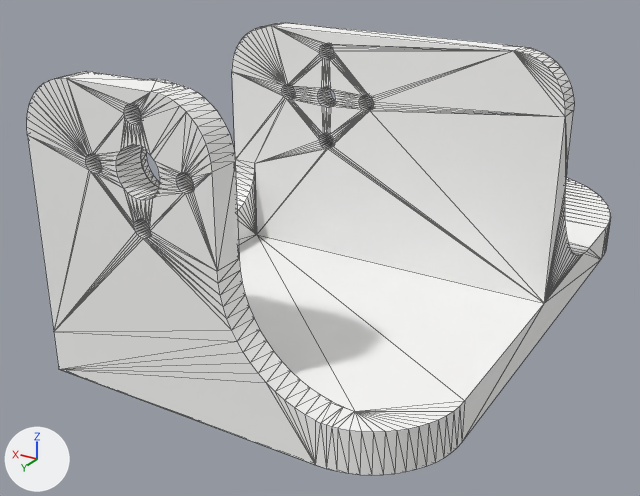
The OBJ model meshes/K2/Feet_right.obj as it was, and as the next commit left it.
The view is the same before and after, from a 50 mm lens placed at (1.65, 11.45, -27.56), pointed at (8.5, 0.03, -33.27). The lights are fixed; the arrows at lower left show +X, +Y and +Z. The first picture is the older version. Mesh edges are drawn as thin lines. Where no turn or scale is listed for an object, it has been applied to the vertices.

Names of what the first picture shows: 'Feet_right'.
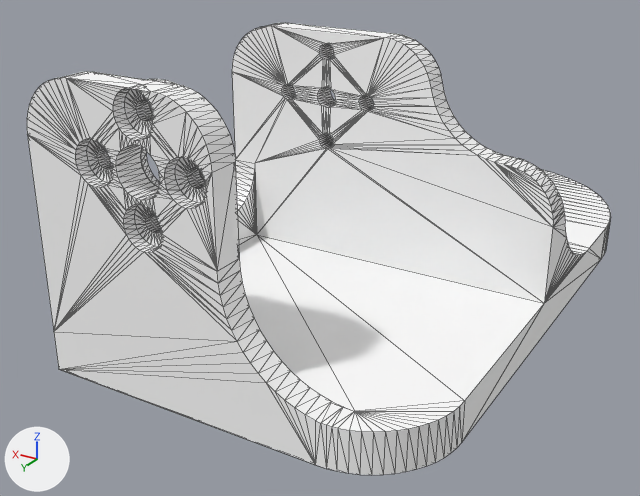
Location of each change, [x1, y1, x2, y2] in pixels of the pictures (640 x 496 px):
part 1 of me_feet_right, cut back: before [27, 78, 231, 332]; after [27, 72, 237, 341]
part 2 of me_feet_right, cut back: before [272, 23, 601, 303]; after [272, 23, 586, 303]

The change, as a diff of the scene's bpy script:
```diff
--- a/meshes/K2/Feet_right.obj.py
+++ b/meshes/K2/Feet_right.obj.py
@@ me_feet_right @@
 # used by ob_feet_right; location = (0.0, 0.0, 0.0)
-me_feet_right.from_pydata(...)  # 1310 vertices, 2656 faces; spans x 4.83..10.35, y -6.43..4.08, z -34.04..-29.84
+me_feet_right.from_pydata(...)  # 1579 vertices, 3196 faces; spans x 4.83..10.35, y -6.43..4.08, z -34.04..-29.84
+# me_feet_right part 1: 2 vertices moved from x 8.67..9.28, y 4.08, z -31.58..-30.96 to x 8.67..9.28, y 3.88, z -31.58..-30.96; 94 vertices removed from x 7.73..9.38, y 4.08, z -31.67..-30.02; 318 vertices added at x 7.55..9.55, y 3.88..4.08, z -31.84..-29.84
+# me_feet_right part 2: 9 vertices moved from x 4.83..4.99, y -1.96..-0.65, z -33.32..-30.16 to x 4.83..6.92, y -2.12..-0.65, z -33.37..-30.18; 34 vertices removed from x 4.83..5.63, y -2.3..-0.25, z -33.41..-29.84; 79 vertices added at x 4.83..7.58, y -2.29..-0.25, z -33.41..-29.84
 me_feet_right.materials.append(mat_abs__white)
```
